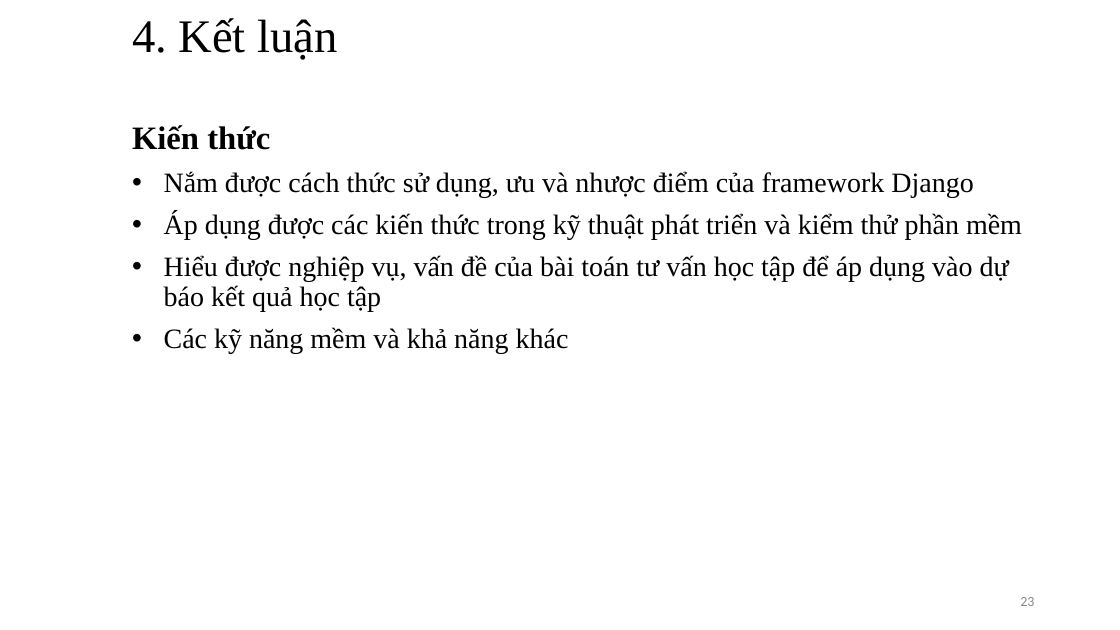
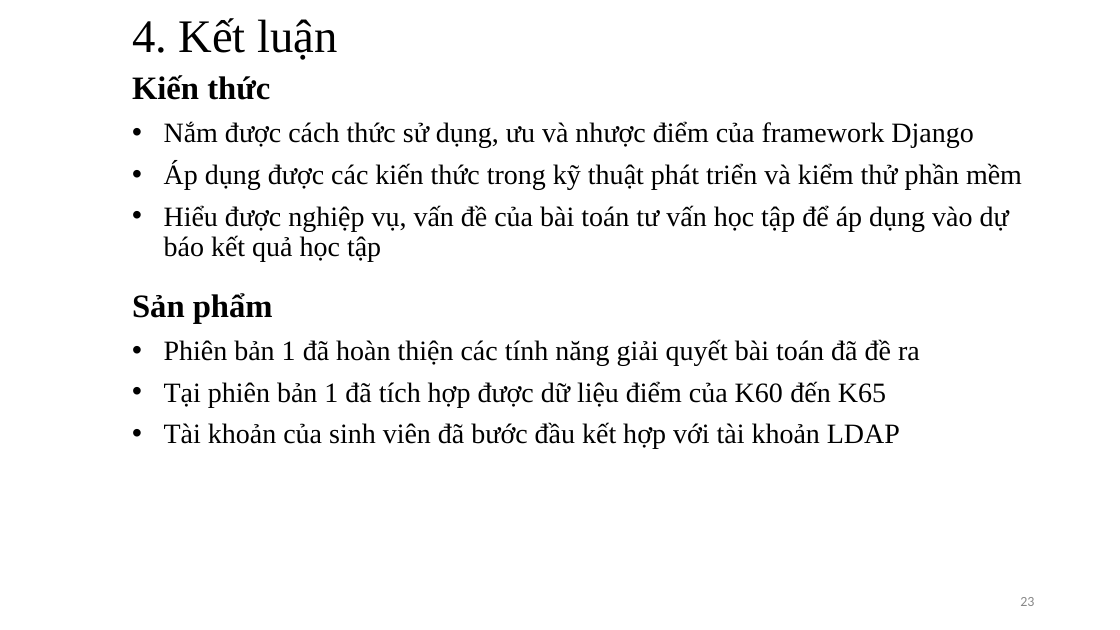
Before and after one commit to trunganhvu/Do_An_Docx, a slide deck: slide 23 of Khóa luận tốt nghiệp .pptx. Drawn at 1120x630 pixels with LibreOffice and Linux fonts; fonts in the diff are those of the drawing. Boxes give left, top, right and bottom in pixels: in the first picture for what was removed or moved away, otherwise in the second. Text is boxed around its words. In the diff, an @@ line names an element or a change of style, - is before the commit and + after.

```diff
--- a/Khóa luận tốt nghiệp .pptx
+++ b/Khóa luận tốt nghiệp .pptx
@@ subtitle "Kiến thức": place and size @@
-subtitle "Kiến thức" at <box>132,125,1022,354</box>
+subtitle "Kiến thức" at <box>132,75,1022,261</box>
@@ text added at <box>132,293,920,449</box>, 24 pt, text #000000 @@
+Sản phẩm
+• Phiên bản 1 đã hoàn thiện các tính năng giải quyết bài toán đã đề ra
+• Tại phiên bản 1 đã tích hợp được dữ liệu điểm của K60 đến K65
+• Tài khoản của sinh viên đã bước đầu kết hợp với tài khoản LDAP
@@ subtitle at <box>164,327,569,354</box>: paragraph removed @@
-• Các kỹ năng mềm và khả năng khác
```
Also in this commit, not shown: 1 other slide changed, 2 other files.
